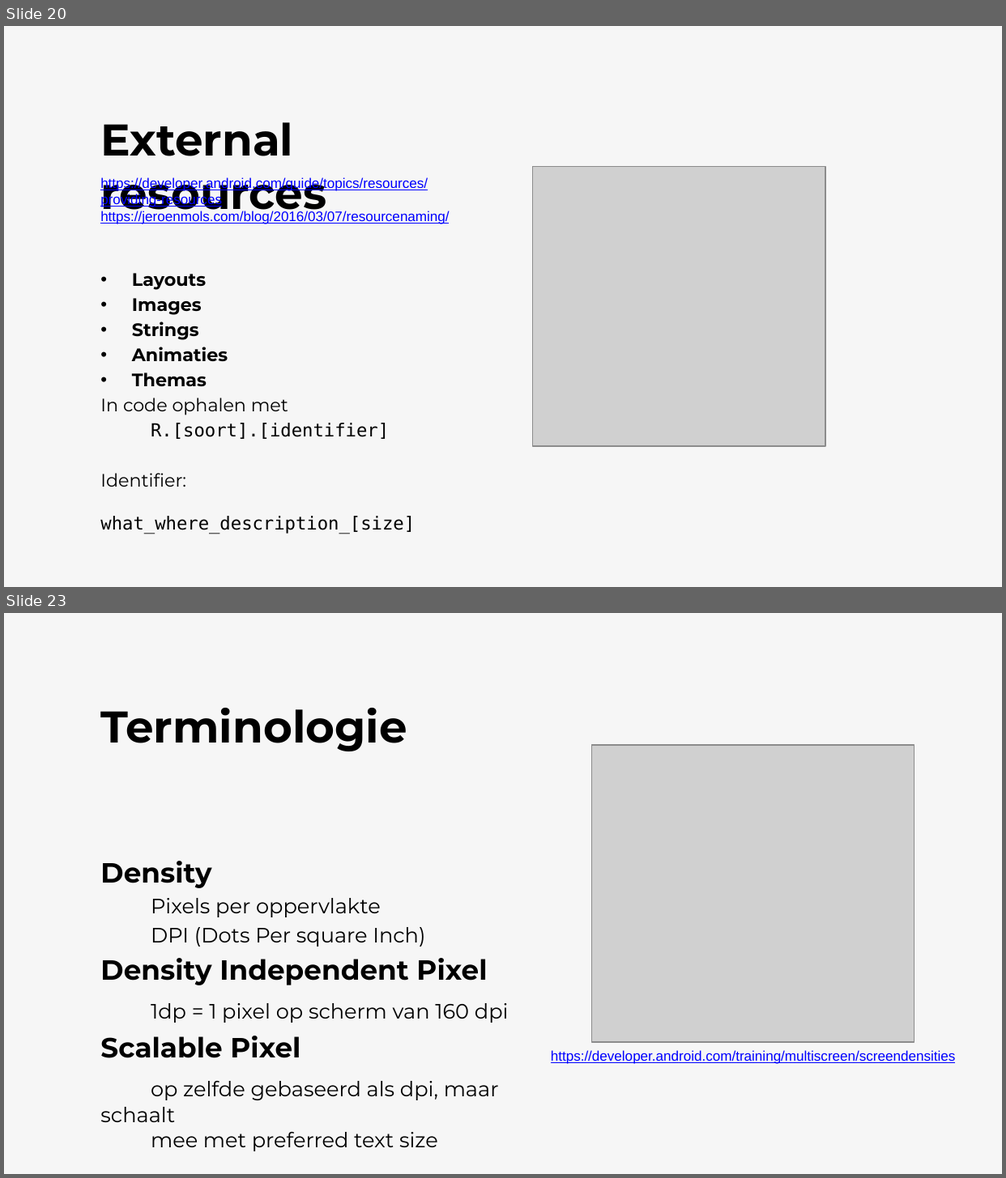
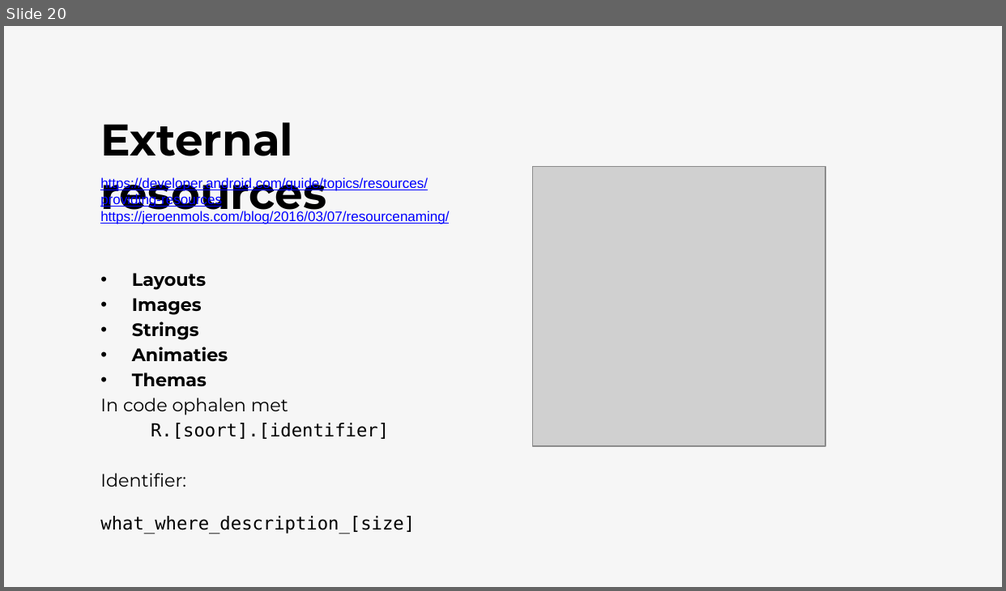
Before and after one commit to HoGentTIN/software-development-in-Android, a slide deck: slides/03 - Activities.pptx. Shown one above the other, each under a label of ours: slides 20 and 23 before the commit, slide 20 after it; the slides between them are not shown. The pictures are 1006x1178 and 1006x591 pixels, drawn with LibreOffice and Linux fonts; fonts in the diff are those of the drawing; grey boxes stand for pictures; background and template pictures are left out. Boxes give left, top, right and bottom in pixels: in the first picture for what was removed or moved away, otherwise in the second. Text is boxed around its words. In the diff, an @@ line names an element or a change of style, - is before the commit and + after.

Commit message:
Updated CH3 slides

```diff
--- a/slides/03 - Activities.pptx
+++ b/slides/03 - Activities.pptx
@@ slide 23 removed at bbox=[4, 613, 1002, 1174], background #F6F6F6 @@
@@ title removed at bbox=[100, 708, 407, 752] @@
-Terminologie
@@ picture removed at bbox=[592, 745, 914, 1042] @@
@@ text removed at bbox=[100, 861, 509, 1152] @@
-Density
-Pixels per oppervlakte
-DPI (Dots Per square Inch)
-Density Independent Pixel
-1dp = 1 pixel op scherm van 160 dpi
-Scalable Pixel
-op zelfde gebaseerd als dpi, maar schaalt
-mee met preferred text size
@@ text removed at bbox=[551, 1050, 956, 1064] @@
-https://developer.android.com/training/multiscreen/screendensities
```
Also in this commit, not shown: 18 other slides removed.
